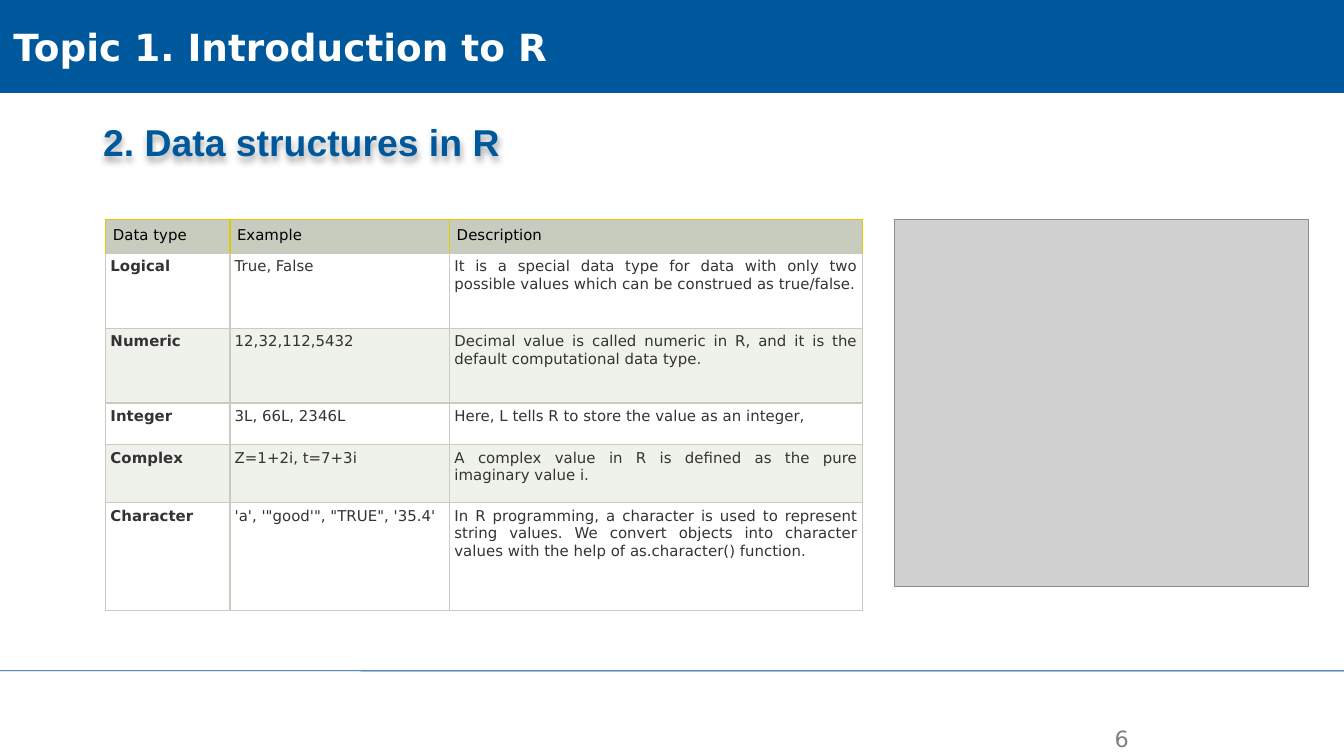
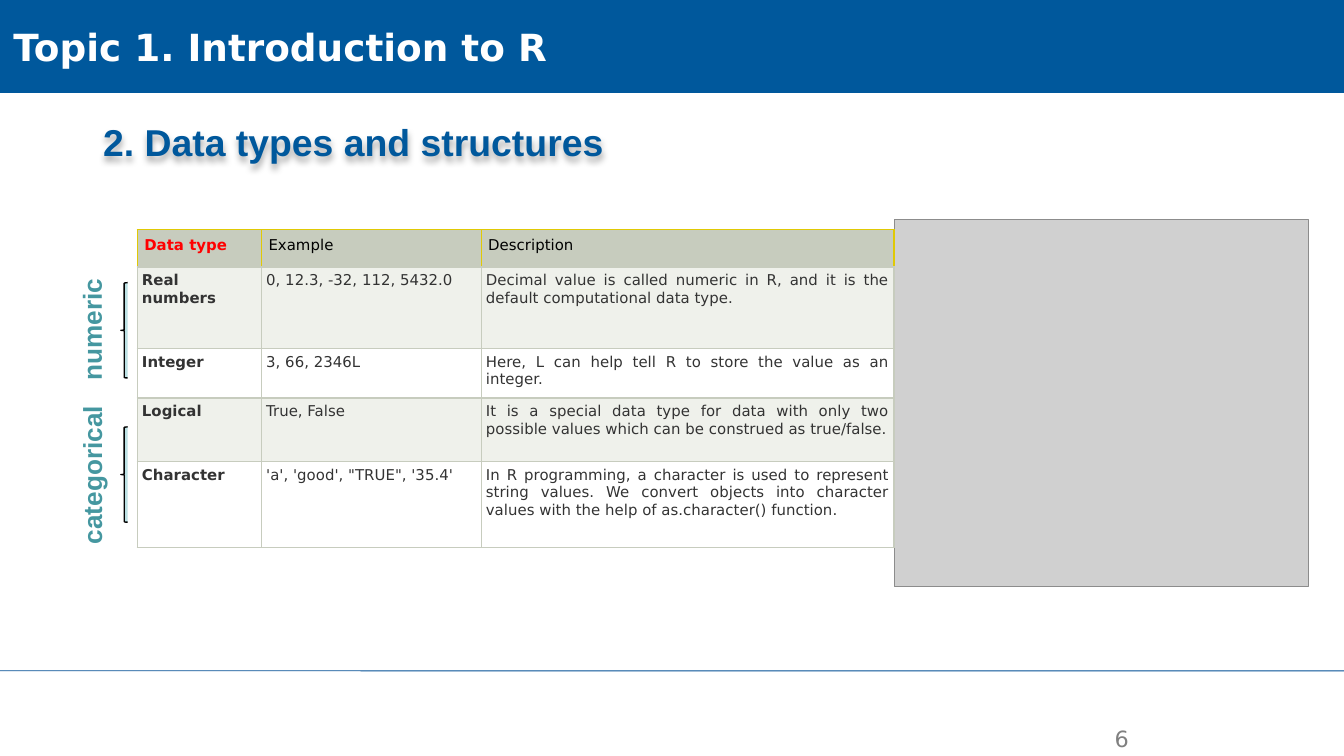
Before and after one commit to XiaoxiangGuanGFZ/FloodRiskSeminar, a slide deck: slide 6 of slides/FRS_exercise_R.pptx. Drawn at 1344x756 pixels with LibreOffice and Linux fonts; fonts in the diff are those of the drawing; grey boxes stand for pictures; background and template pictures are left out. Boxes give left, top, right and bottom in pixels: in the first picture for what was removed or moved away, otherwise in the second. Text is boxed around its words. In the diff, an @@ line names an element or a change of style, - is before the commit and + after.

```diff
--- a/slides/FRS_exercise_R.pptx
+++ b/slides/FRS_exercise_R.pptx
@@ text at [103, 127, 604, 164]: text changed @@
-2. Data structures in R
+2. Data types and structures
@@ table at [137, 230, 892, 547] @@
+row 2: Real numbers | 0, 12.3, -32, 112, 5432.0 | Decimal value is called numeric in R, and it is the default computational data type.
+row 3: Integer | 3, 66, 2346L | Here, L can help tell R to store the value as an integer.
-row 3: Numeric | 12,32,112,5432 | Decimal value is called numeric in R, and it is the default computational data type.
-row 4: Integer | 3L, 66L, 2346L | Here, L tells R to store the value as an integer,
-row 5: Complex | Z=1+2i, t=7+3i | A complex value in R is defined as the pure imaginary value i.
-row 6: Character | 'a', '"good'", "TRUE", '35.4' | In R programming, a character is used to represent string values. We convert objects into character values with the help of as.character() function.
+row 5: Character | 'a', 'good', "TRUE", '35.4' | In R programming, a character is used to represent string values. We convert objects into character values with the help of as.character() function.
@@ table: place and size @@
-table at [106, 219, 862, 610]
+table at [137, 230, 892, 547]
@@ text added at [78, 289, 107, 378], 14 pt, text #4597A0, bold @@
+numeric
@@ left brace added at [121, 282, 128, 378], fill #BBE0E3, outline #000000 0.75 pt @@
@@ text added at [78, 419, 107, 540], 14 pt, text #4597A0, bold @@
+categorical
@@ left brace added at [121, 427, 128, 523], fill #BBE0E3, outline #000000 0.75 pt @@
```
Also in this commit, not shown: 6 other slides changed.
